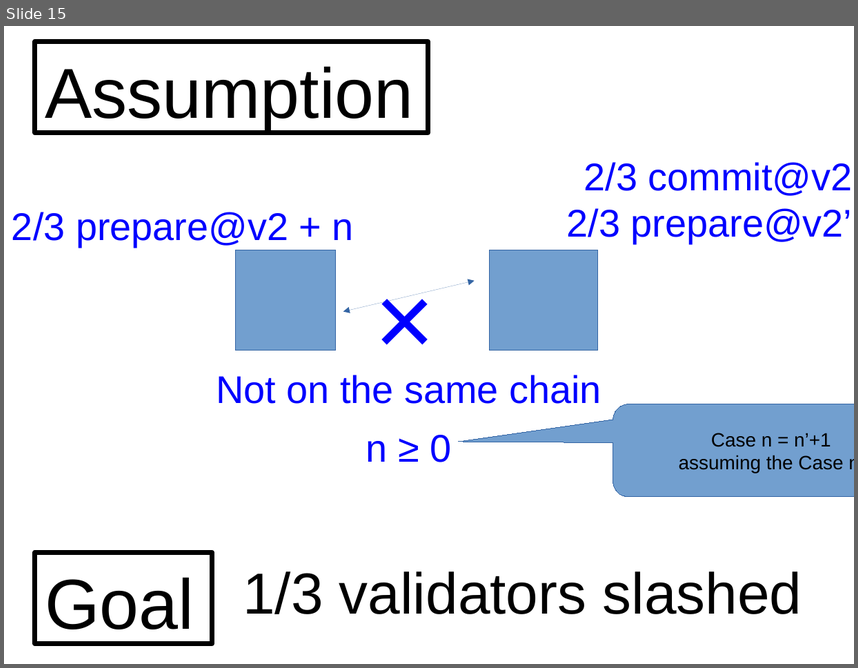
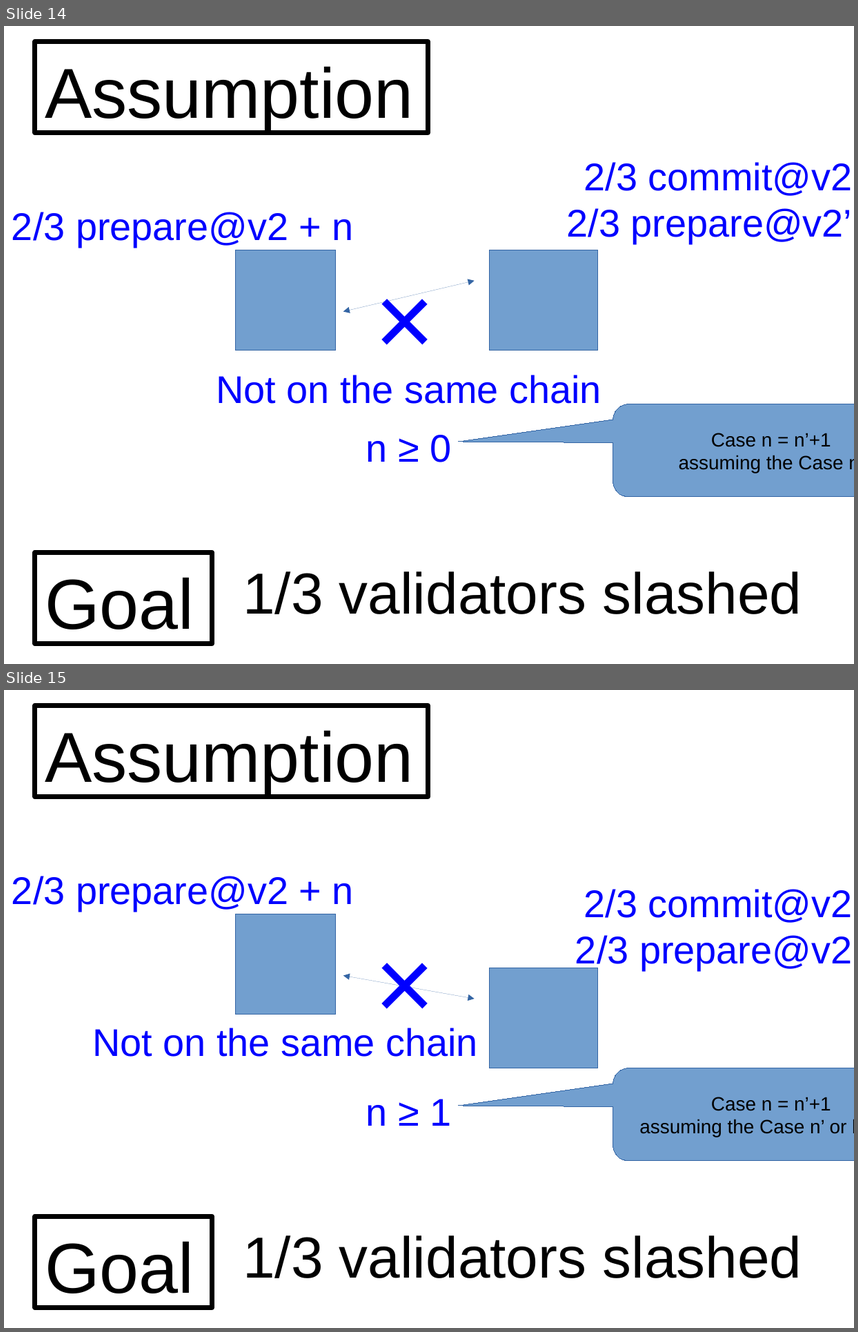
Before and after one commit to palmskog/pos, a slide deck: slide.odp. Shown one above the other, each under a label of ours: slide 15 before the commit, slides 14 and 15 after it. The pictures are 858x668 and 858x1332 pixels, drawn with LibreOffice and Linux fonts; fonts in the diff are those of the drawing. Boxes give left, top, right and bottom in pixels: in the first picture for what was removed or moved away, otherwise in the second. Text is boxed around its words. In the diff, an @@ line names an element or a change of style, - is before the commit and + after.

```diff
--- a/slide.odp
+++ b/slide.odp
@@ slide 15 added at box(4, 690, 854, 1328), background #FFFFFF @@
@@ rectangle added at box(35, 705, 428, 796), outline #000000 4.31 pt, 66 pt, text #000000 @@
+Assumption
@@ text added at box(12, 876, 354, 911), 36 pt, text #0000FF @@
+2/3 prepare@v2 + n
@@ text added at box(575, 889, 853, 970), 36 pt, text #0000FF @@
+2/3 commit@v2
+2/3 prepare@v2
@@ rectangle added at box(235, 914, 336, 1014), fill #729FCF, outline #3465A4 0 pt @@
@@ text added at box(351, 914, 459, 1052), 96 pt, text #0000FF @@
+×
@@ double arrow added from (343, 976) to (475, 998), #3465A4 0 pt @@
@@ rectangle added at box(490, 967, 598, 1068), fill #729FCF, outline #3465A4 0 pt @@
@@ text added at box(92, 1027, 478, 1056), 36 pt, text #0000FF @@
+Not on the same chain
@@ rounded speech box added at box(613, 1068, 854, 1161), fill #729FCF, outline #3465A4 0 pt, 18 pt, text #000000 @@
+Case n = n’+1
+assuming the Case n’ or below
@@ text added at box(366, 1098, 451, 1125), 36 pt, text #0000FF @@
+n ≥ 1
@@ rectangle added at box(35, 1216, 212, 1307), outline #000000 4.31 pt, 66 pt, text #000000 @@
+Goal
@@ text added at box(243, 1235, 802, 1278), 54 pt, text #000000 @@
+1/3 validators slashed
@@ what was slide 15 is now slide 14 @@
```
Also in this commit, not shown: 6 other slides added.
